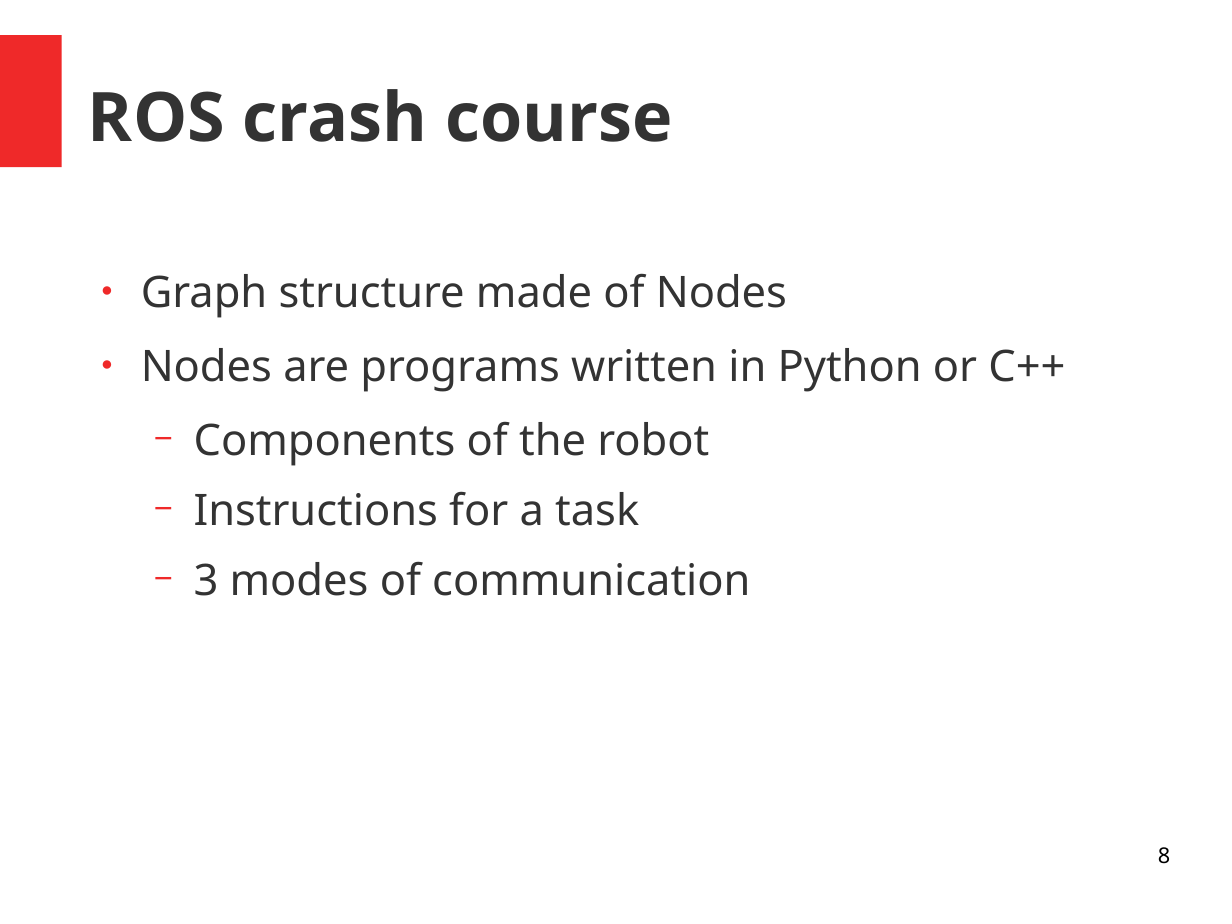
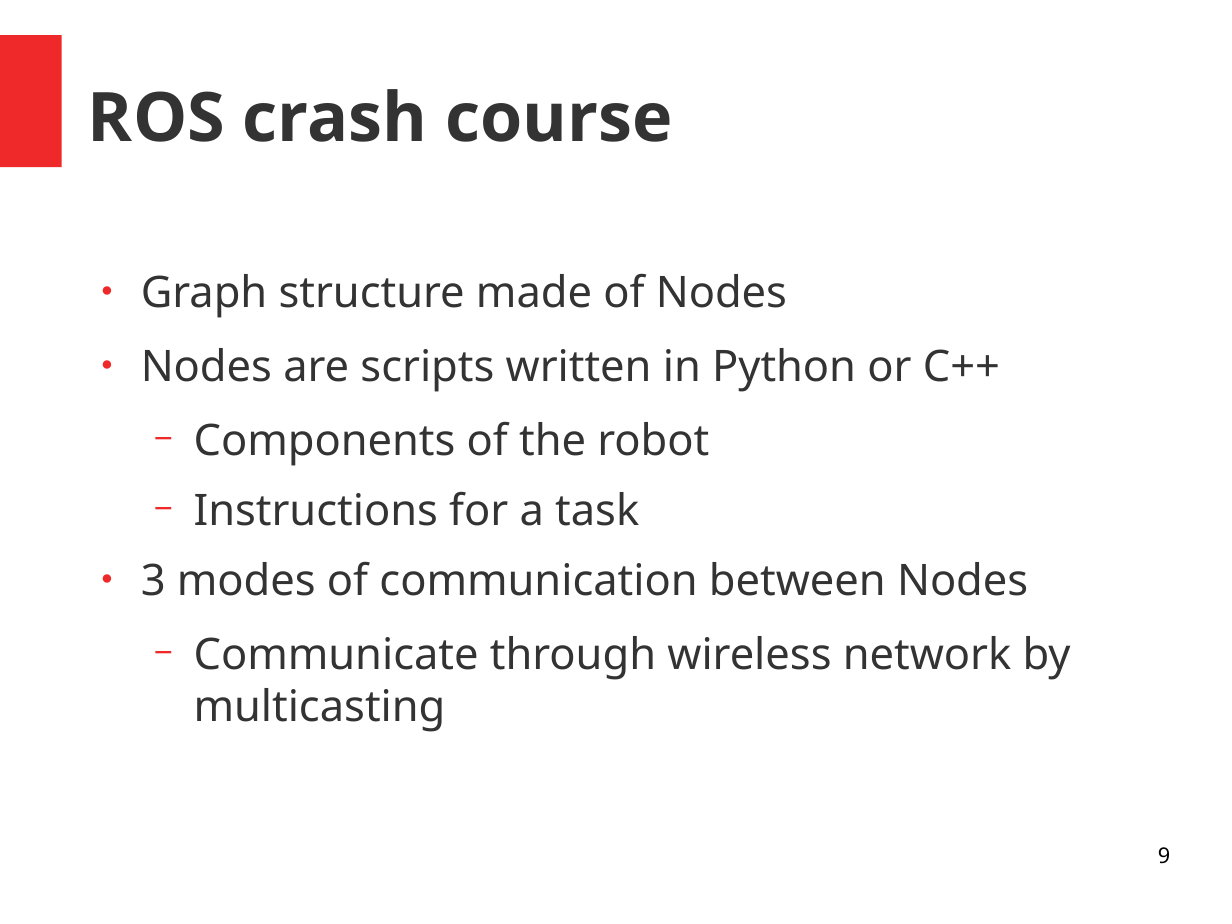
Before and after one commit to huybeme/slam_capstone, a slide deck: slide 9 of presentaton.odp (slide 8 before the commit). Drawn at 1232x924 pixels with LibreOffice and Linux fonts; fonts in the diff are those of the drawing. Boxes give left, top, right and bottom in pixels: in the first picture for what was removed or moved away, otherwise in the second. Text is boxed around its words. In the diff, an @@ line names an element or a change of style, - is before the commit and + after.

```diff
--- a/presentaton.odp
+++ b/presentaton.odp
@@ text at (x1=141, y1=348, x2=1000, y2=392): text changed @@
-● Nodes are programs written in Python or C++
+● Nodes are scripts written in Python or C++
@@ text at (x1=141, y1=561, x2=1071, y2=732): text changed @@
-  − 3 modes of communication
+● 3 modes of communication between Nodes
+  − Communicate through wireless network by multicasting
@@ page number at (x1=1158, y1=847, x2=1170, y2=864): text changed @@
-8
+9
```
Also in this commit, not shown: 6 other slides changed, 23 slides added.
